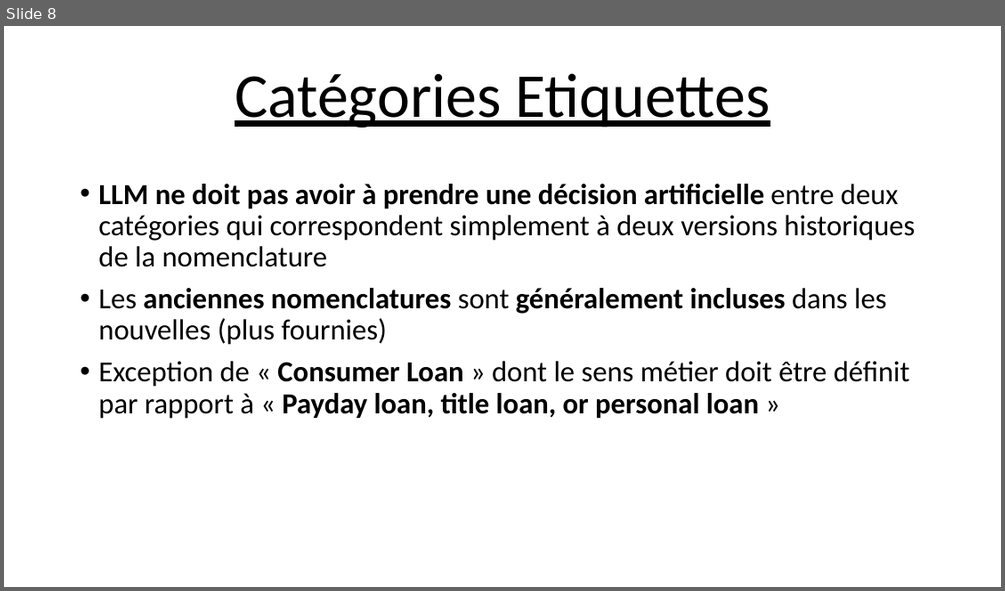
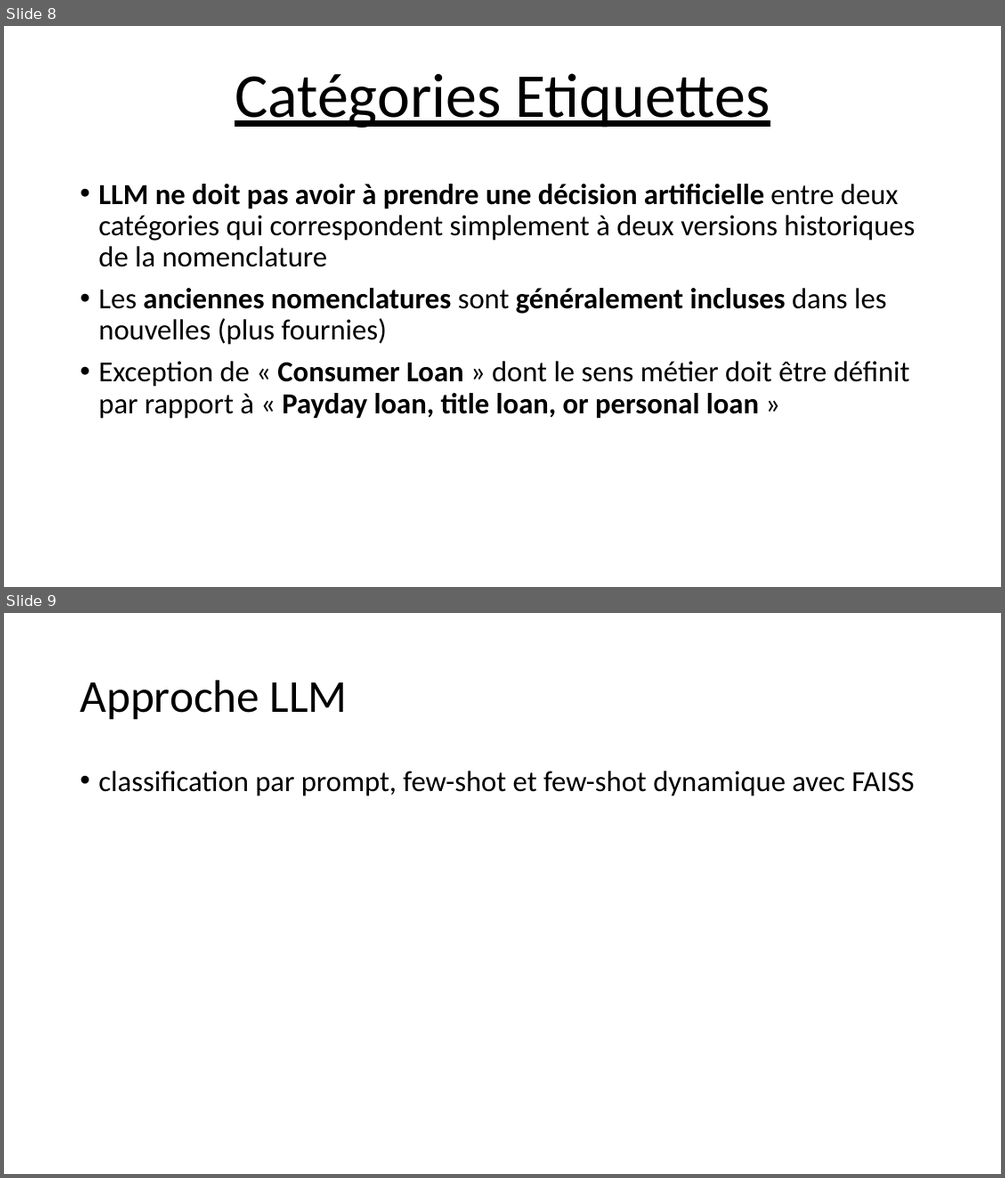
Before and after one commit to Ace4teaM/OCR-ZenAssist, a slide deck: Présentation.pptx. Shown one above the other, each under a label of ours: slide 8 before the commit, slides 8 and 9 after it. The pictures are 1005x591 and 1005x1178 pixels, drawn with LibreOffice and Linux fonts; fonts in the diff are those of the drawing. Boxes give left, top, right and bottom in pixels: in the first picture for what was removed or moved away, otherwise in the second. Text is boxed around its words. In the diff, an @@ line names an element or a change of style, - is before the commit and + after.

```diff
--- a/Présentation.pptx
+++ b/Présentation.pptx
@@ slide 9 added at (x1=4, y1=613, x2=1001, y2=1174), background #FFFFFF @@
@@ title added at (x1=80, y1=680, x2=348, y2=720), 44 pt, text #000000 @@
+Approche LLM
@@ text added at (x1=98, y1=771, x2=914, y2=796), 28 pt, text #000000 @@
+• classification par prompt, few-shot et few-shot dynamique avec FAISS
```
Also in this commit, not shown: 1 other slide added, 2 other files.
